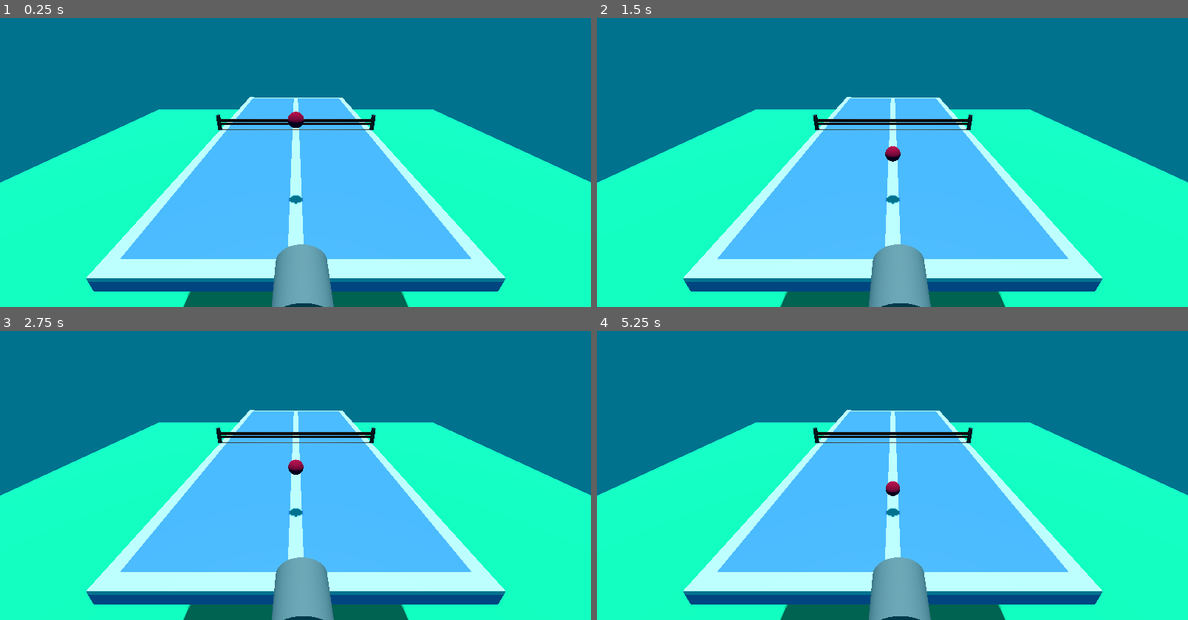
Above: before the commit, frames 1-4 (two rows, left to right).
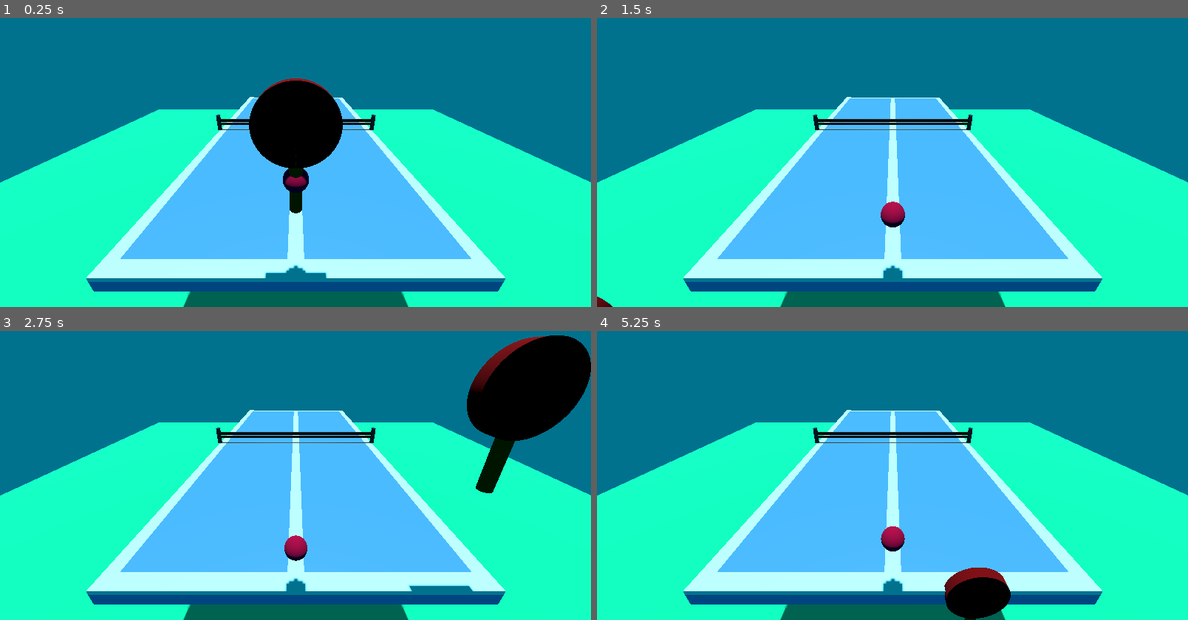
Above: after the commit, the same moments.

Repository: Christian2BDev/InfSE52
Game: Godot game, scene res://game.tscn
The game is run twice, just before and just after one commit, with the same random seed, the same clock (stepped at 60 frames per second) and the same inputs.
Inputs (mouse positions are in pixels of both pictures, inside the frame that each line leads up to):
- Up to frame 1 (0.25 s): no input
- Up to frame 2 (1.5 s): move the mouse to (1022, 124) at 0.52 s; move the mouse to (774, 156) at 1.27 s
- Up to frame 3 (2.75 s): move the mouse to (354, 380) at 2.02 s
- Up to frame 4 (5.25 s): move the mouse to (862, 521) at 2.77 s; move the mouse to (1069, 504) at 3.52 s; move the mouse to (715, 403) at 4.27 s; move the mouse to (922, 455) at 5.02 s

The runs differ from the first frame. In frame 1, 6.2% of the frame differs, in the area x 42-58%, y 20-100%; in frame 2, 2.4%; in frame 3, 8.9%, in the area x 46-100%, y 1-100%; in frame 4, 3.9%.

Commit message:
scuffed muis

Diff:
--- /dev/null
+++ b/batje.gd
@@ -0,0 +1,12 @@
+extends StaticBody3D
+
+
+# Called when the node enters the scene tree for the first time.
+func _ready():
+	pass
+func _input(event):
+	var Camera = get_viewport().get_camera_3d()
+	var position2D = get_viewport().get_mouse_position()
+	var dropPlane  = Plane(Vector3(0, 0, 1), 0)
+	var position3D = dropPlane.intersects_ray(Camera.project_ray_origin(position2D),Camera.project_ray_normal(position2D))
+	position = Vector3(position3D.x,position3D.y,20)
--- a/game.tscn
+++ b/game.tscn
@@ -1,6 +1,7 @@
-[gd_scene load_steps=13 format=3 uid="uid://cymvuda67tw53"]
+[gd_scene load_steps=17 format=3 uid="uid://cymvuda67tw53"]
 
 [ext_resource type="PackedScene" uid="uid://rchm7mh4matq" path="res://pongie.glb" id="1_5j0q0"]
+[ext_resource type="Script" path="res://batje.gd" id="2_vmiwi"]
 
 [sub_resource type="Environment" id="Environment_ot4n1"]
 background_mode = 1
@@ -32,9 +33,27 @@
 size = Vector2(100, 100)
 
 [sub_resource type="CylinderShape3D" id="CylinderShape3D_huocg"]
-radius = 1.0
+margin = 0.0
+height = 0.515
+radius = 1.5
+
+[sub_resource type="StandardMaterial3D" id="StandardMaterial3D_4spse"]
+albedo_color = Color(0.313726, 0.235294, 0.0470588, 1)
 
 [sub_resource type="CylinderMesh" id="CylinderMesh_qd2jw"]
+material = SubResource("StandardMaterial3D_4spse")
+top_radius = 0.25
+bottom_radius = 0.25
+height = 4.0
+
+[sub_resource type="StandardMaterial3D" id="StandardMaterial3D_2lw2y"]
+albedo_color = Color(0.682353, 0, 0.0666667, 1)
+
+[sub_resource type="CylinderMesh" id="CylinderMesh_3k5xk"]
+material = SubResource("StandardMaterial3D_2lw2y")
+top_radius = 1.5
+bottom_radius = 1.5
+height = 0.5
 
 [node name="Node3D" type="Node3D"]
 
@@ -56,7 +75,7 @@
 shadow_enabled = true
 
 [node name="ball" type="RigidBody3D" parent="."]
-transform = Transform3D(1, 0, 0, 0, 1, 0, 0, 0, 1, 0, 17.2867, 14.1754)
+transform = Transform3D(1, 0, 0, 0, 1, 0, 0, 0, 1, 0, 17.2867, 19.9177)
 physics_material_override = SubResource("PhysicsMaterial_fsgc2")
 can_sleep = false
 
@@ -77,13 +96,18 @@
 skeleton = NodePath("")
 
 [node name="batje" type="StaticBody3D" parent="."]
-transform = Transform3D(1, 0, 0, 0, 1, 0, 0, 0, 1, 1.04463, 4.30883, 4.77437)
+transform = Transform3D(1, 0, 0, 0, -1, -8.74228e-08, 0, 8.74228e-08, -1, 0, 17.2008, 20)
+script = ExtResource("2_vmiwi")
 
 [node name="CollisionShape3D" type="CollisionShape3D" parent="batje"]
-transform = Transform3D(1, 0, 0, 0, -4.37114e-08, -1, 0, 1, -4.37114e-08, -0.77628, 8.68652, 17.1519)
+transform = Transform3D(1, 0, 0, 0, -4.37114e-08, -1, 0, 1, -4.37114e-08, 0, -1.55862, -0.146593)
 shape = SubResource("CylinderShape3D_huocg")
 
-[node name="MeshInstance3D" type="MeshInstance3D" parent="batje"]
-transform = Transform3D(2, 0, 0, 0, -4.37114e-08, -2, 0, 1, -8.74228e-08, -0.827234, 9.09615, 17.2286)
+[node name="handvat" type="MeshInstance3D" parent="batje"]
 mesh = SubResource("CylinderMesh_qd2jw")
 skeleton = NodePath("../CollisionShape3D")
+
+[node name="batje" type="MeshInstance3D" parent="batje"]
+transform = Transform3D(1, 0, 0, 0, -4.37114e-08, -1, 0, 1, -4.37114e-08, 0, -1.5, 0)
+mesh = SubResource("CylinderMesh_3k5xk")
+skeleton = NodePath("../CollisionShape3D")
